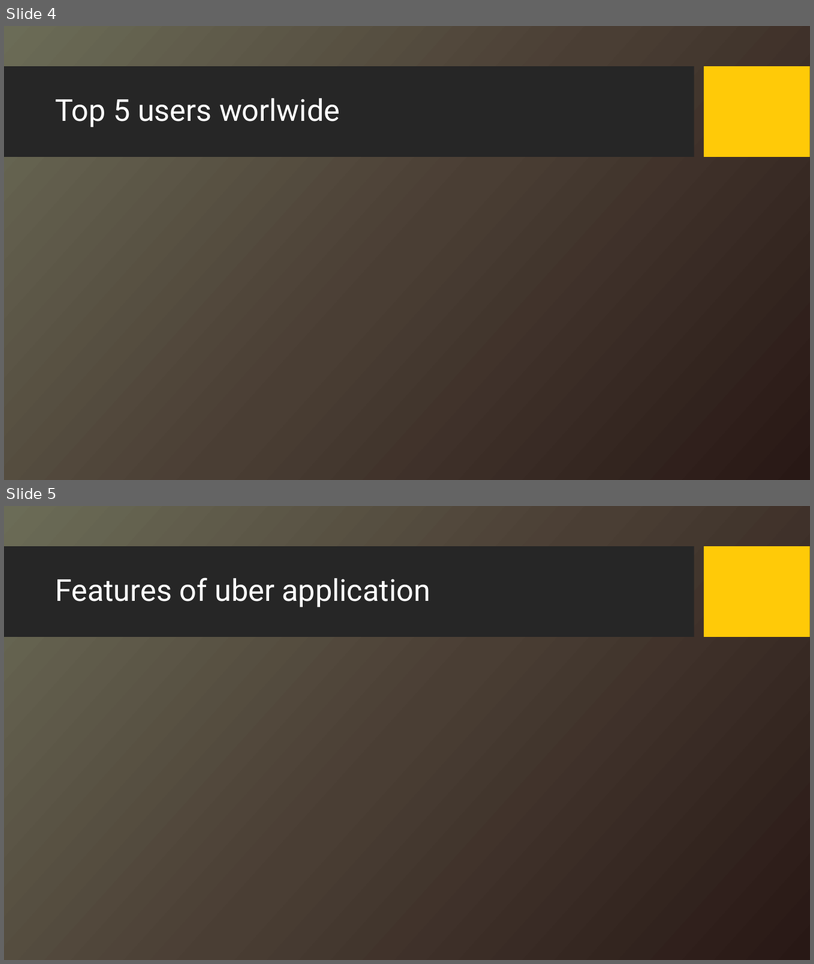
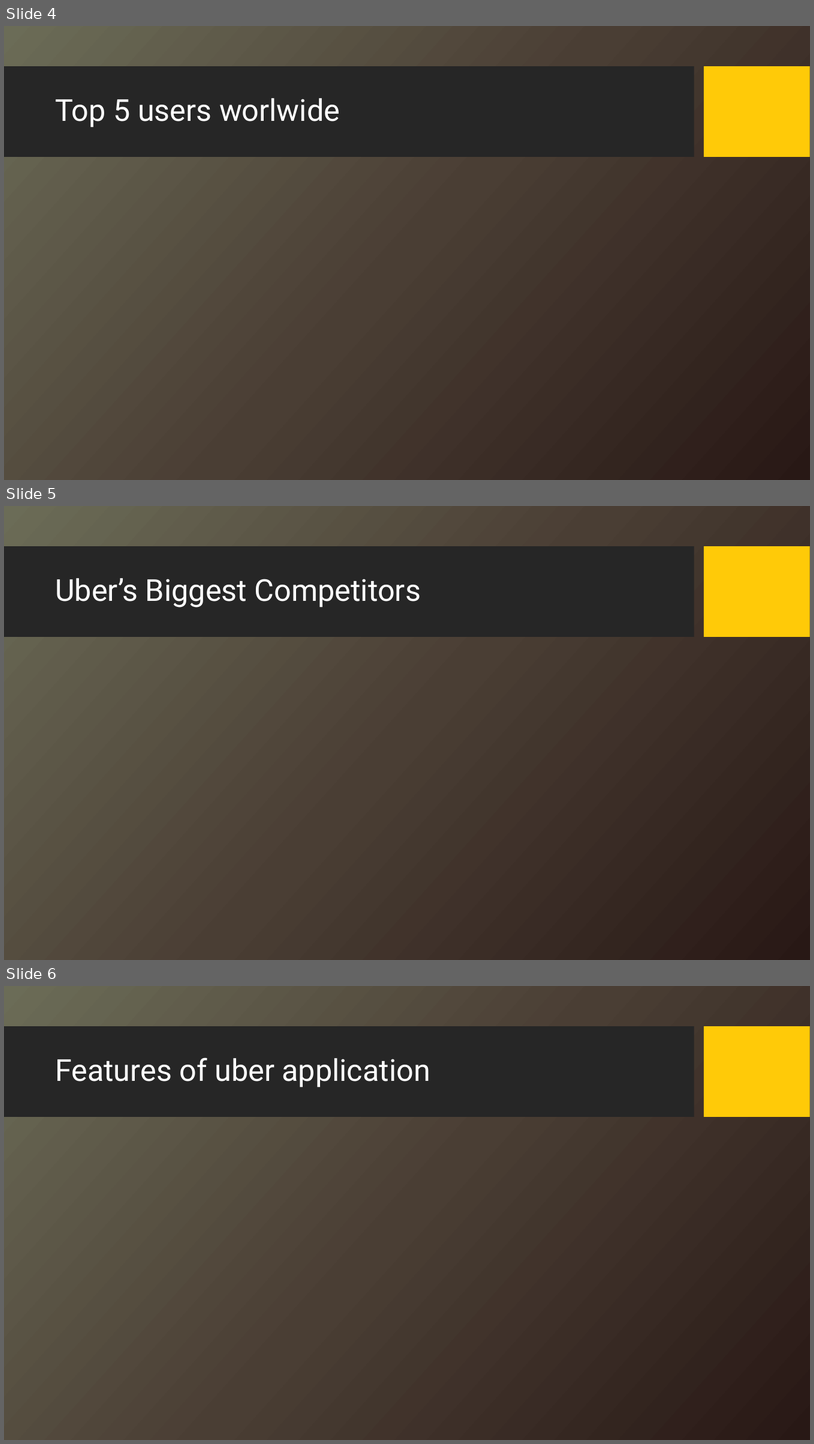
Before and after one commit to jcheramia7/OCCP2-Uber, a slide deck: Final Presentation.pptx. Shown one above the other, each under a label of ours: slides 4 and 5 before the commit, slides 4, 5 and 6 after it. The pictures are 814x964 and 814x1444 pixels, drawn with LibreOffice and Linux fonts; fonts in the diff are those of the drawing; background and template pictures are left out. Boxes give left, top, right and bottom in pixels: in the first picture for what was removed or moved away, otherwise in the second. Text is boxed around its words. In the diff, an @@ line names an element or a change of style, - is before the commit and + after.

Commit message:
added section - Uber's biggest competitors

```diff
--- a/Final Presentation.pptx
+++ b/Final Presentation.pptx
@@ slide 5 added at (4, 506, 810, 960), background picture (left out); not listed: 2 template elements that a slide beside it also shows @@
@@ title added at (55, 578, 421, 607), 36 pt, text #FFFFFF @@
+Uber’s Biggest Competitors
@@ what was slide 5 is now slide 6 @@
```
Also in this commit, not shown: 1 other file.
